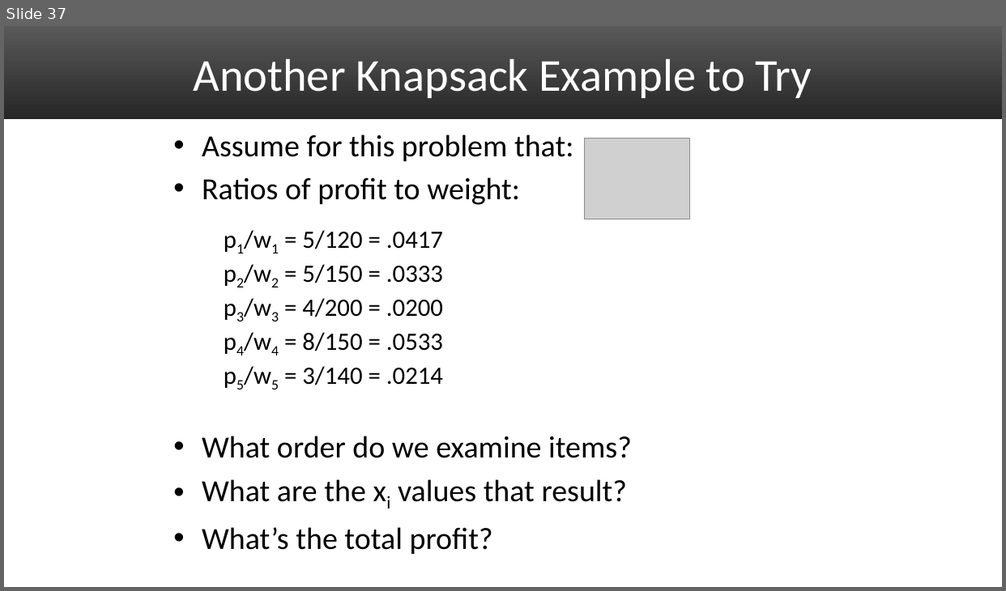
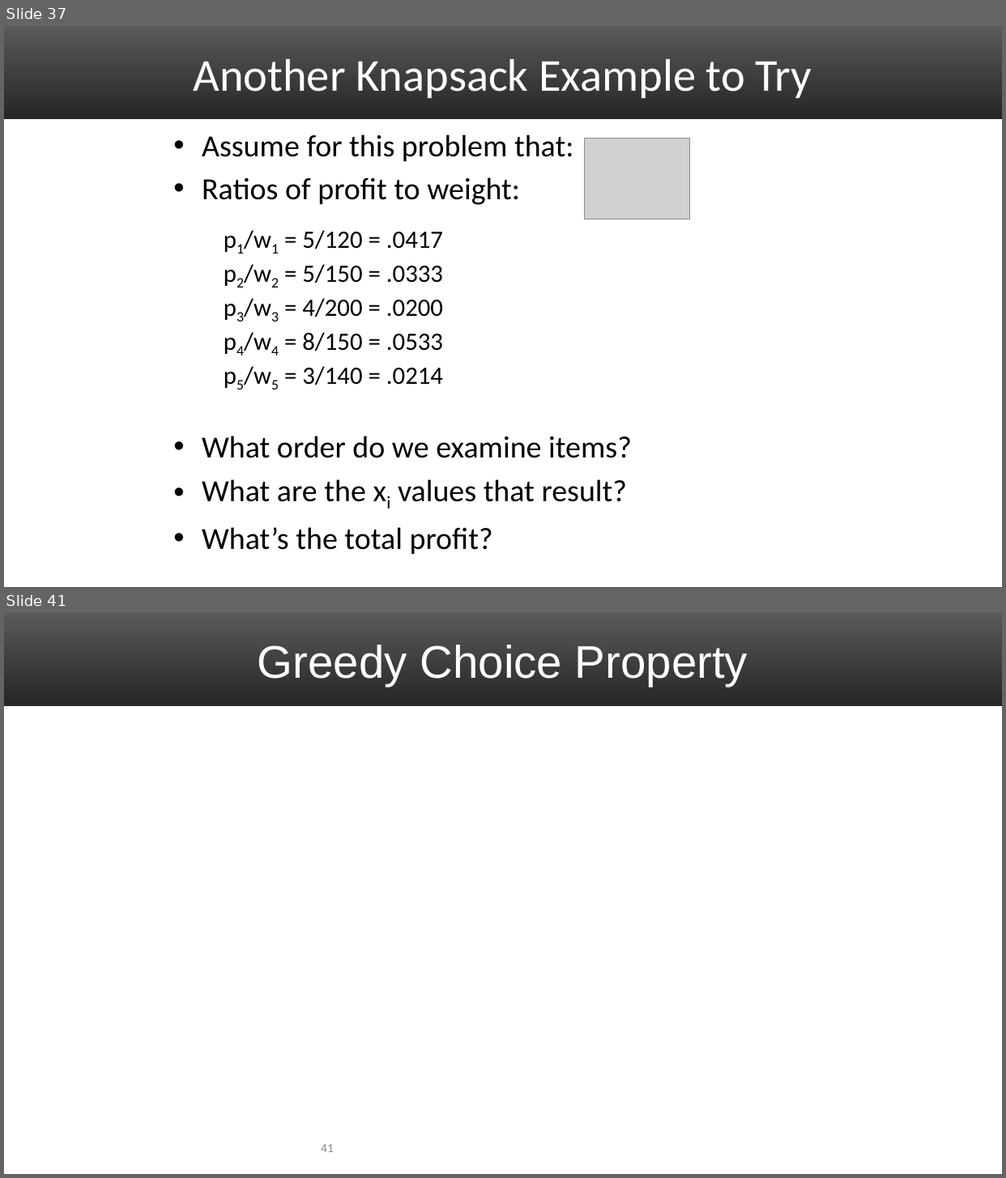
Before and after one commit to uva-cs/cs4102-f21, a slide deck: slides/GreedyAlgorithms_1.pptx. Shown one above the other, each under a label of ours: slide 37 before the commit, slides 37 and 41 after it; the slides between them are not shown. The pictures are 1006x591 and 1006x1178 pixels, drawn with LibreOffice and Linux fonts; fonts in the diff are those of the drawing; grey boxes stand for pictures. Boxes give left, top, right and bottom in pixels: in the first picture for what was removed or moved away, otherwise in the second. Text is boxed around its words. In the diff, an @@ line names an element or a change of style, - is before the commit and + after.

```diff
--- a/slides/GreedyAlgorithms_1.pptx
+++ b/slides/GreedyAlgorithms_1.pptx
@@ slide 41 added at [4, 613, 1002, 1174], background #FFFFFF; not listed: 1 template element that a slide beside it also shows @@
@@ title added at [258, 645, 748, 686], 44 pt, text #FFFFFF @@
+Greedy Choice Property
@@ page number added at [321, 1144, 334, 1152], 12 pt, text #8C8C8C @@
+41
```
Also in this commit, not shown: 1 slide changed, 3 other slides added, 1 other file.
